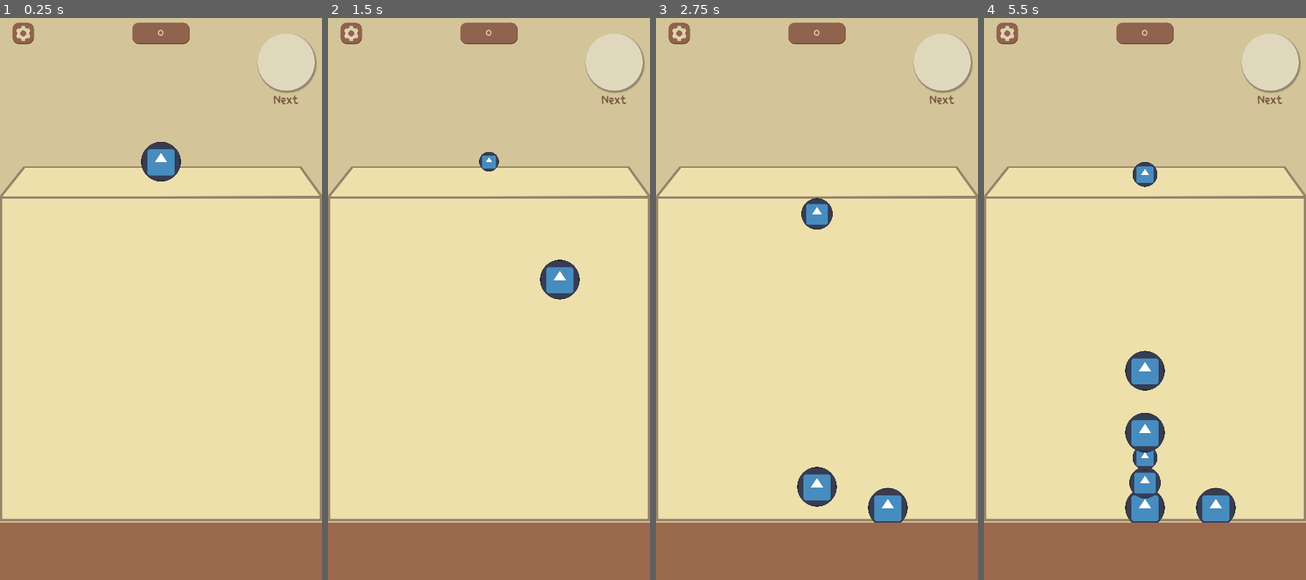
Above: before the commit, frames 1-4 (left to right).
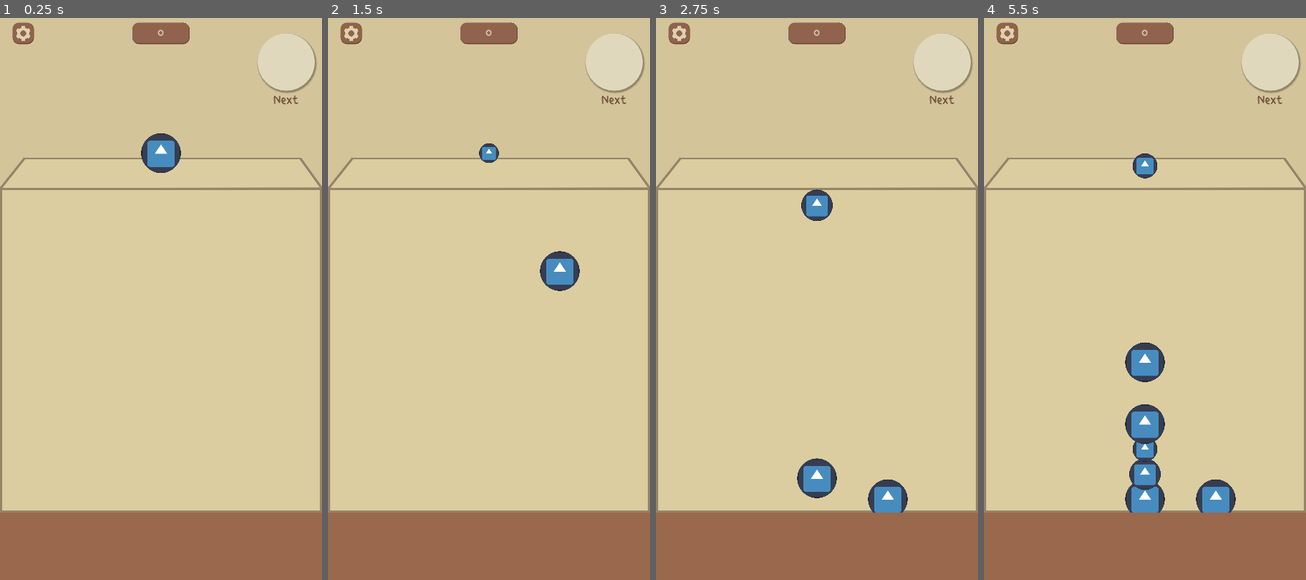
Above: after the commit, the same moments.

Repository: jaajCorp/siuuuka-game
Game: Godot game, scene res://scenes/Game/GameUI.tscn
Two runs of this game, one before a commit and one after it. Both use one fixed random seed, a clock stepped at 60 frames per second and the inputs below. This scene is started directly instead of the project's main scene. The engine's default icon, where the game draws it, is replaced by a stand-in: a white triangle on a blue panel in a dark square.
Inputs (mouse positions are in pixels of both pictures, inside the frame that each line leads up to):
- Up to frame 1 (0.25 s): no input
- Up to frame 2 (1.5 s): tap Enter at 0.5 s; move the mouse to (559, 265) at 0.52 s; click (559, 265) at 0.67 s; move the mouse to (424, 321) at 1.27 s; click (424, 321) at 1.42 s
- Up to frame 3 (2.75 s): move the mouse to (849, 169) at 2.02 s; click (849, 169) at 2.17 s
- Up to frame 4 (5.5 s): move the mouse to (1128, 405) at 2.77 s; click (1128, 405) at 2.92 s; move the mouse to (1241, 377) at 3.52 s; click (1241, 377) at 3.67 s; move the mouse to (1048, 209) at 4.27 s; click (1048, 209) at 4.42 s; move the mouse to (1161, 293) at 5.02 s; click (1161, 293) at 5.17 s

The runs differ from the first frame. In frame 1, 4.2% of the frame differs, in the area x 0-100%, y 20-90%; in frame 2, 4.4%; in frame 3, 5.0%; in frame 4, 5.9%, in the area x 0-100%, y 24-90%.
Error in both runs: Invalid call. Nonexistent function 'get_level_texture' in base 'Nil'. (res://scenes/Ball/ball.gd:131)

Commit message:
feat: Background textures now laoded from CMS BREAKING: Update manifest version to 2

Diff:
--- a/scenes/Game/GameUI.tscn
+++ b/scenes/Game/GameUI.tscn
@@ -1,10 +1,12 @@
-[gd_scene load_steps=7 format=3 uid="uid://ds15eem7lyxir"]
+[gd_scene load_steps=9 format=3 uid="uid://ds15eem7lyxir"]
 
 [ext_resource type="Theme" uid="uid://cjenmxr6qql66" path="res://res/ui_theme.tres" id="1_ioi18"]
 [ext_resource type="Texture2D" uid="uid://dxxs4tafnr2b8" path="res://assets/img/ui/jar.png" id="1_jgld7"]
 [ext_resource type="Texture2D" uid="uid://b8v1n5j8hxr50" path="res://assets/icon/settings.svg" id="2_210qi"]
+[ext_resource type="Script" path="res://scripts/logic/game_ui.gd" id="2_k6hk3"]
 [ext_resource type="PackedScene" uid="uid://cmu6mss2cn51m" path="res://scenes/Game/GameCore.tscn" id="2_l10mu"]
 [ext_resource type="Script" path="res://scripts/components/Node2DContainer.gd" id="2_w46qg"]
+[ext_resource type="Script" path="res://scripts/components/ResponsiveTextureRect.gd" id="6_alc1o"]
 
 [sub_resource type="StyleBoxFlat" id="StyleBoxFlat_ugm33"]
 bg_color = Color(0.87451, 0.847059, 0.737255, 1)
@@ -16,7 +18,7 @@
 shadow_size = 4
 shadow_offset = Vector2(2, 3)
 
-[node name="GameUi" type="Control"]
+[node name="GameUi" type="Control" node_paths=PackedStringArray("background")]
 layout_mode = 3
 anchors_preset = 15
 anchor_right = 1.0
@@ -24,6 +26,8 @@
 grow_horizontal = 2
 grow_vertical = 2
 theme = ExtResource("1_ioi18")
+script = ExtResource("2_k6hk3")
+background = NodePath("Background")
 
 [node name="VBoxContainer" type="VBoxContainer" parent="."]
 layout_mode = 1
@@ -32,6 +36,7 @@
 anchor_bottom = 1.0
 grow_horizontal = 2
 grow_vertical = 2
+theme_override_constants/separation = 0
 
 [node name="Top" type="VBoxContainer" parent="VBoxContainer"]
 custom_minimum_size = Vector2(0, 200)
@@ -161,7 +166,18 @@
 custom_minimum_size = Vector2(0, 128)
 layout_mode = 2
 size_flags_vertical = 3
-size_flags_stretch_ratio = 0.1
 color = Color(0.603922, 0.407843, 0.301961, 1)
 
+[node name="Background" type="TextureRect" parent="."]
+z_index = -1
+layout_mode = 1
+anchors_preset = -1
+anchor_right = 1.0
+anchor_bottom = 0.9
+grow_horizontal = 2
+grow_vertical = 2
+expand_mode = 2
+stretch_mode = 6
+script = ExtResource("6_alc1o")
+
 [editable path="VBoxContainer/AspectRatioContainer/JarTexture/VBoxContainer/JarInside/GameCore"]
--- /dev/null
+++ b/scripts/components/ResponsiveTextureRect.gd
@@ -0,0 +1,27 @@
+@tool
+class_name ResponsiveTextureRect extends TextureRect
+
+@export var portrait_texture: Texture2D:
+	set(value):
+		portrait_texture = value
+		_on_resized()
+@export var landscape_texture: Texture2D:
+	set(value):
+		landscape_texture = value
+		_on_resized()
+
+# Called when the node enters the scene tree for the first time.
+func _ready() -> void:
+	_on_resized()
+	self.item_rect_changed.connect(_on_resized)
+
+
+func _on_resized():
+	var aspect_ratio := get_viewport_rect().size.x / get_viewport_rect().size.y
+	if aspect_ratio > 1:
+		expand_mode = EXPAND_FIT_WIDTH
+		self.texture = landscape_texture
+	else:
+		expand_mode = EXPAND_FIT_HEIGHT
+		self.texture = portrait_texture
+	queue_redraw()
--- a/scripts/global/CMS.gd
+++ b/scripts/global/CMS.gd
@@ -5,7 +5,7 @@
 @onready var http_request: HTTPRequest
 
 const MANIFEST_URL := "https://public.s3web.gasdev.fr/siuuka-game-data/manifest.json"
-const MANIFEST_VERSION := 1
+const MANIFEST_VERSION := 2
 
 enum CMSError {
 	OK,
--- /dev/null
+++ b/scripts/logic/game_ui.gd
@@ -0,0 +1,16 @@
+extends Control
+
+@export var pause_button: Button
+@export var background: ResponsiveTextureRect
+
+# Called when the node enters the scene tree for the first time.
+func _ready() -> void:
+	assert(background != null)
+	background.portrait_texture = GameSettings.current_pack.background
+	background.landscape_texture = GameSettings.current_pack.background_landscape
+	background.queue_redraw()
+
+
+# Called every frame. 'delta' is the elapsed time since the previous frame.
+func _process(delta: float) -> void:
+	pass
--- a/scripts/types/ResourcePack.gd
+++ b/scripts/types/ResourcePack.gd
@@ -7,6 +7,7 @@
 
 @export_category("Data")
 @export var background: ImageTexture
+@export var background_landscape: ImageTexture
 @export var ui: PackUI
 @export var levels: Array[PackLevelData]
 
@@ -30,6 +31,7 @@
 	total_asset_count = __get_total_asset_count(meta)
 
 	self.background = await __load_texture_asset(meta.get("background"))
+	self.background_landscape = await __load_texture_asset(meta.get("background_landscape"))
 
 	self.ui = PackUI.from(meta.get("ui"))
 	for level: Dictionary in meta.get("levels"):
@@ -93,7 +95,7 @@
 	return stream
 
 func __get_total_asset_count(meta: Dictionary) -> int:
-	var count = 1 # Background
+	var count = 2 # Background (portrait + landscape)
 	for level: Dictionary in meta.get("levels"):
 		count += 1 + len(level.get("ambient_sounds"))
 
Binary file removed: assets/img/ui/background.jpeg
Not shown, removed: assets/img/ui/background.jpeg.import
Binary file removed: assets/img/ui/background.png
Not shown, removed: assets/img/ui/background.png.import
Binary file removed: assets/img/ui/background_landscape.jpeg
Not shown, removed: assets/img/ui/background_landscape.jpeg.import
Binary file removed: assets/img/ui/ground.png
Not shown, removed: assets/img/ui/ground.png.import
Binary file changed: assets/img/ui/jar.png
